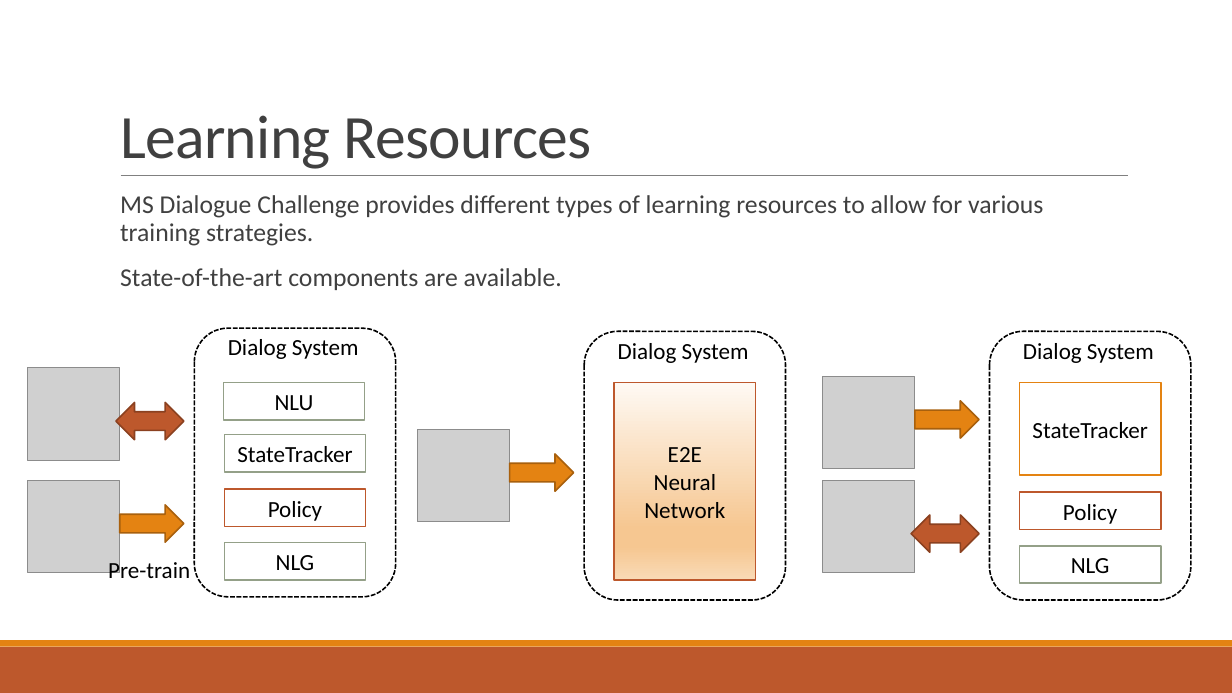
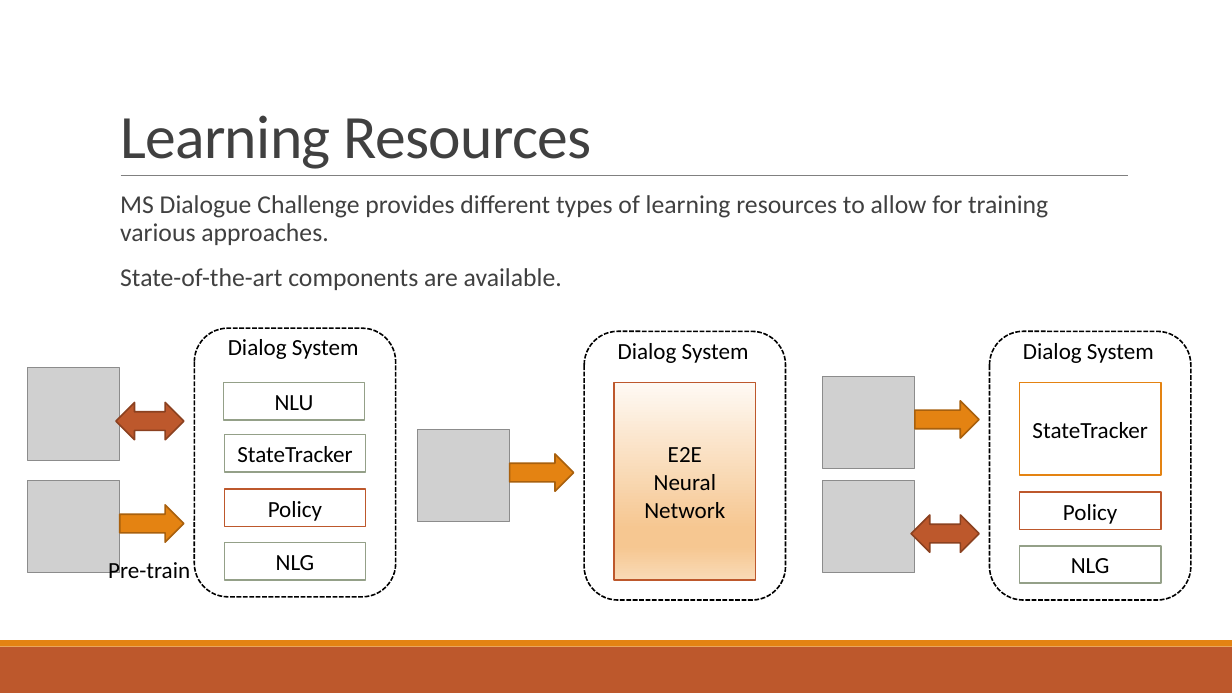
Before and after one commit to xiul-msr/e2e_dialog_challenge, a slide deck: slide 7 of slides/MS_dialog_challenge_result_outlook_sungjin.pptx (slide 6 before the commit). Drawn at 1232x693 pixels with LibreOffice and Linux fonts; fonts in the diff are those of the drawing; grey boxes stand for pictures. Boxes give left, top, right and bottom in pixels: in the first picture for what was removed or moved away, otherwise in the second. Text is boxed around its words. In the diff, an @@ line names an element or a change of style, - is before the commit and + after.

```diff
--- a/slides/MS_dialog_challenge_result_outlook_sungjin.pptx
+++ b/slides/MS_dialog_challenge_result_outlook_sungjin.pptx
@@ text at bbox=[120, 195, 1048, 245]: text changed @@
-  MS Dialogue Challenge provides different types of learning resources to allow for various training strategies.
+  MS Dialogue Challenge provides different types of learning resources to allow for training various approaches.
```
Also in this commit, not shown: 6 other slides changed.
